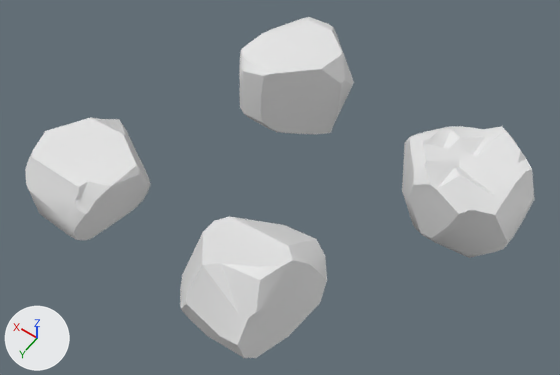
Before and after pictures for a commit that changed the FBX model Assets/Scenes/Environment Assets/Player Hub/FBX/Game Ready/Rock_Stones_A.fbx.
The view is the same before and after, from a 50 mm camera at (-4.74, 7.05, 10.5) aimed at (-0.08, 0.53, 0.25). The lights are fixed; the arrows at lower left show +X, +Y and +Z. Where no turn or scale is listed for an object, it has been applied to the vertices.

Names of what the first picture shows: 'Rock_Stones_A'.
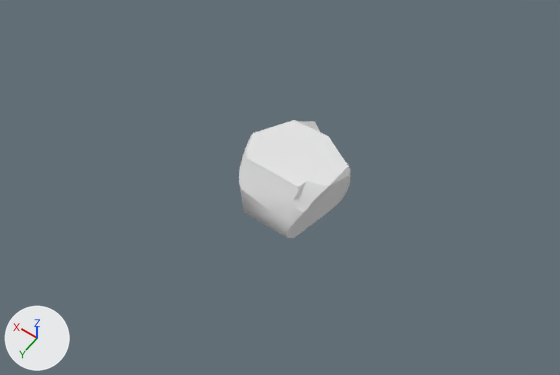
Edits to the scene script, one JSON object a line:
```json
{"block": "me_plane_004", "where": "me_plane_004.from_pydata(...)  # 285 vertices, 334 faces; spans x -3.67..3.55, y -2.61..3.33, z -0.58..1.37"}
{"block": "me_plane_004", "where": "# used by ob_rock_stones_a; location = (0.0, 0.0, 0.0)"}
{"block": "me_plane_004", "change": "me_plane_004 part 1: the loose piece of 70 vertices spanning x 1.61..3.55, y 1.04..3.24, z -0.21..1.08 is moved by (-2.57, -2.24, -0.41)"}
{"block": "me_plane_004", "change": "me_plane_004 part 2: the loose piece of 98 vertices spanning x -3.67..-1.48, y -2.04..-0.09, z -0.58..1.37 is deleted"}
{"block": "me_plane_004", "change": "me_plane_004 part 3: the loose piece of 61 vertices spanning x -1.79..0.24, y 1.12..3.33, z -0.26..1.29 is deleted"}
{"block": "me_plane_004", "change": "me_plane_004 part 4: the loose piece of 56 vertices spanning x 0.08..2.13, y -2.61..-0.55, z -0.5..1.3 is deleted"}
```

Location of each change, (x1, y1, x2, y2) in pixels of the pictures (560 x 375 px; the box of a moved part takes in the faces that stretch with it):
```json
{"object": "Rock_Stones_A", "change": "reshaped", "before": [25, 17, 535, 358], "after": [239, 120, 350, 238], "on screen": "78% narrower, 65% shorter"}
{"part": 1, "of": "me_plane_004", "change": "moved or reshaped", "before": [25, 118, 151, 240], "after": [239, 120, 350, 238]}
{"part": 2, "of": "me_plane_004", "change": "deleted", "before": [402, 126, 535, 258]}
{"part": 3, "of": "me_plane_004", "change": "deleted", "before": [180, 217, 327, 358]}
{"part": 4, "of": "me_plane_004", "change": "deleted", "before": [239, 17, 354, 135]}
```
